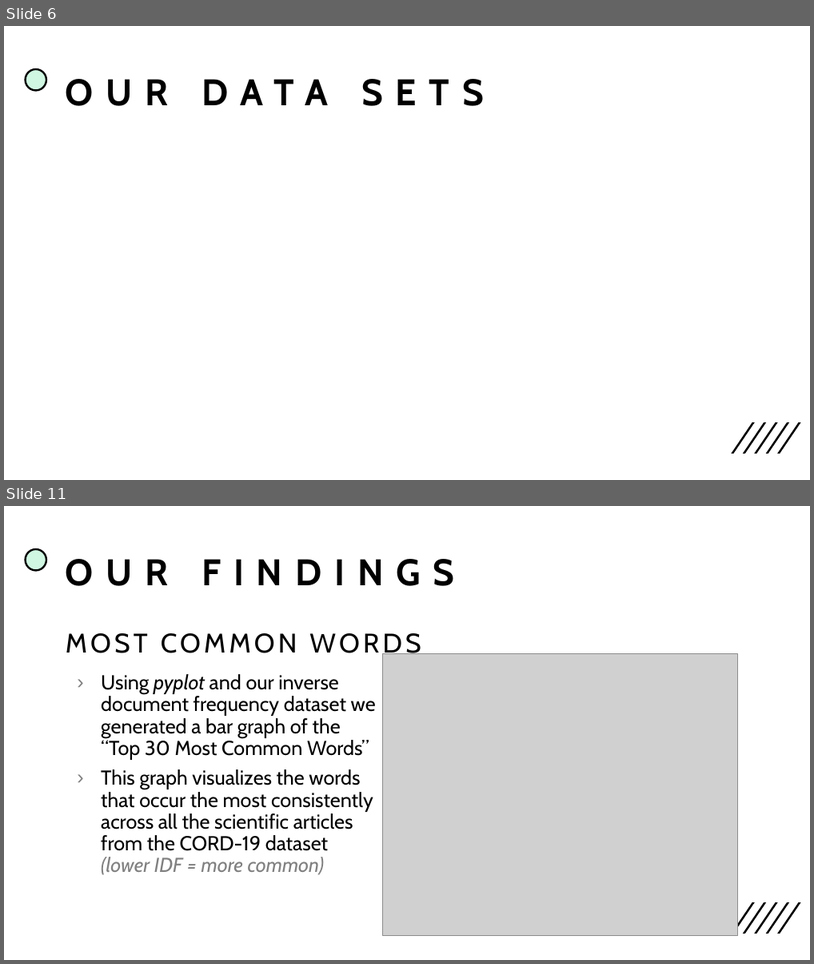
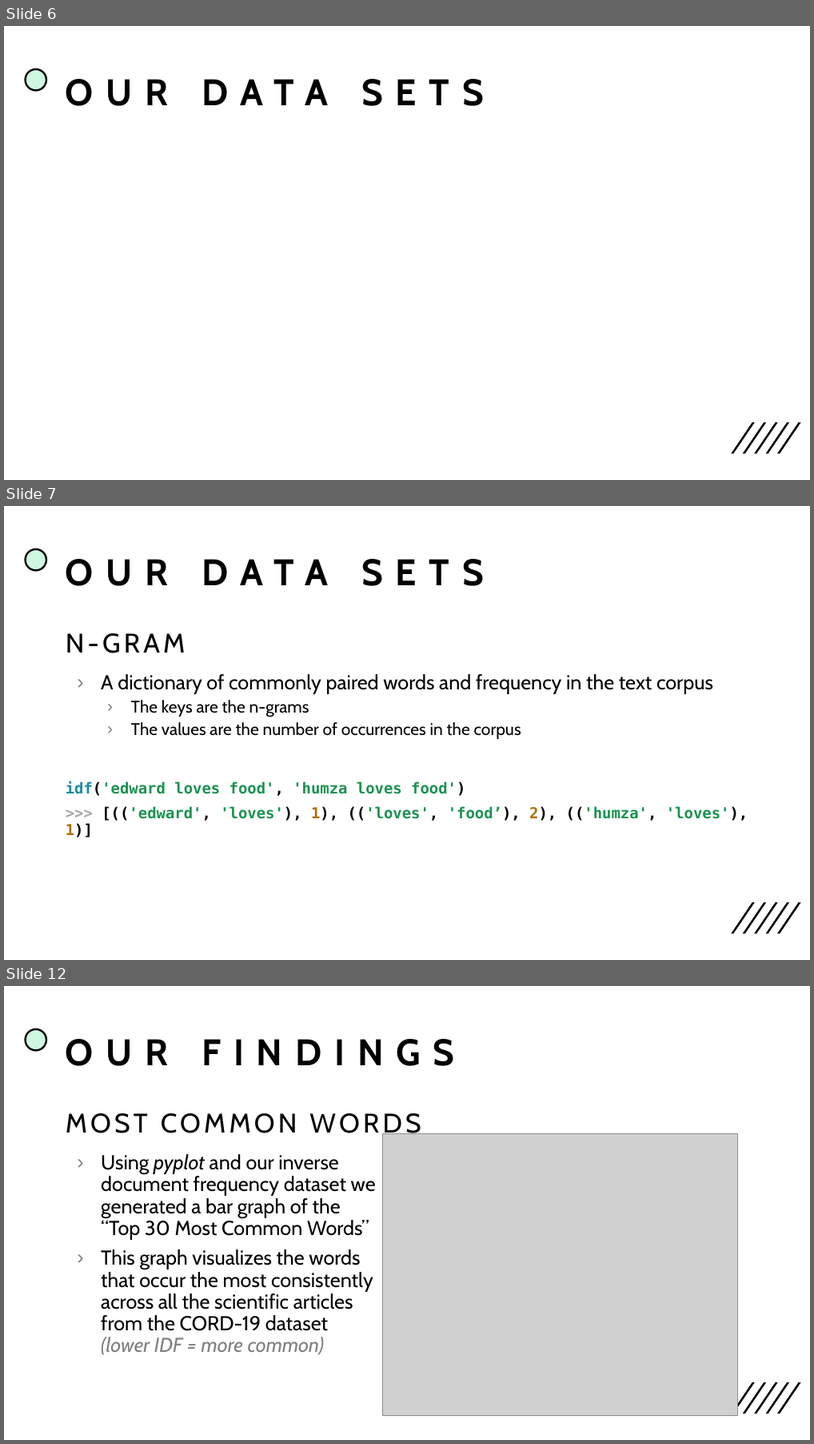
Before and after one commit to Edward-Boguslavsky/CORD-19-Q-A-System, a slide deck: nlp assignment 1.pptx. Shown one above the other, each under a label of ours: slides 6 and 11 before the commit, slides 6, 7 and 12 after it; the slides between them are not shown. The pictures are 814x964 and 814x1444 pixels, drawn with LibreOffice and Linux fonts; fonts in the diff are those of the drawing; grey boxes stand for pictures. Boxes give left, top, right and bottom in pixels: in the first picture for what was removed or moved away, otherwise in the second. Text is boxed around its words. In the diff, an @@ line names an element or a change of style, - is before the commit and + after.

```diff
--- a/nlp assignment 1.pptx
+++ b/nlp assignment 1.pptx
@@ slide 7 added at (4, 506, 810, 960), background #FFFFFF; not listed: 6 template elements that a slide beside it also shows @@
@@ title added at (66, 559, 484, 586), 44 pt, text #000000, bold @@
+OUR DATA SETS
@@ text added at (66, 633, 748, 837), 18 pt, text #000000 @@
+N-GRAM
+› A dictionary of commonly paired words and frequency in the text corpus
+  › The keys are the n-grams
+  › The values are the number of occurrences in the corpus
+idf('edward loves food', 'humza loves food')
+>>> [(('edward', 'loves'), 1), (('loves', 'food’), 2), (('humza', 'loves'), 1)]
@@ what was slide 11 is now slide 12 @@
```
Also in this commit, not shown: 5 slides changed, 2 other slides added.
